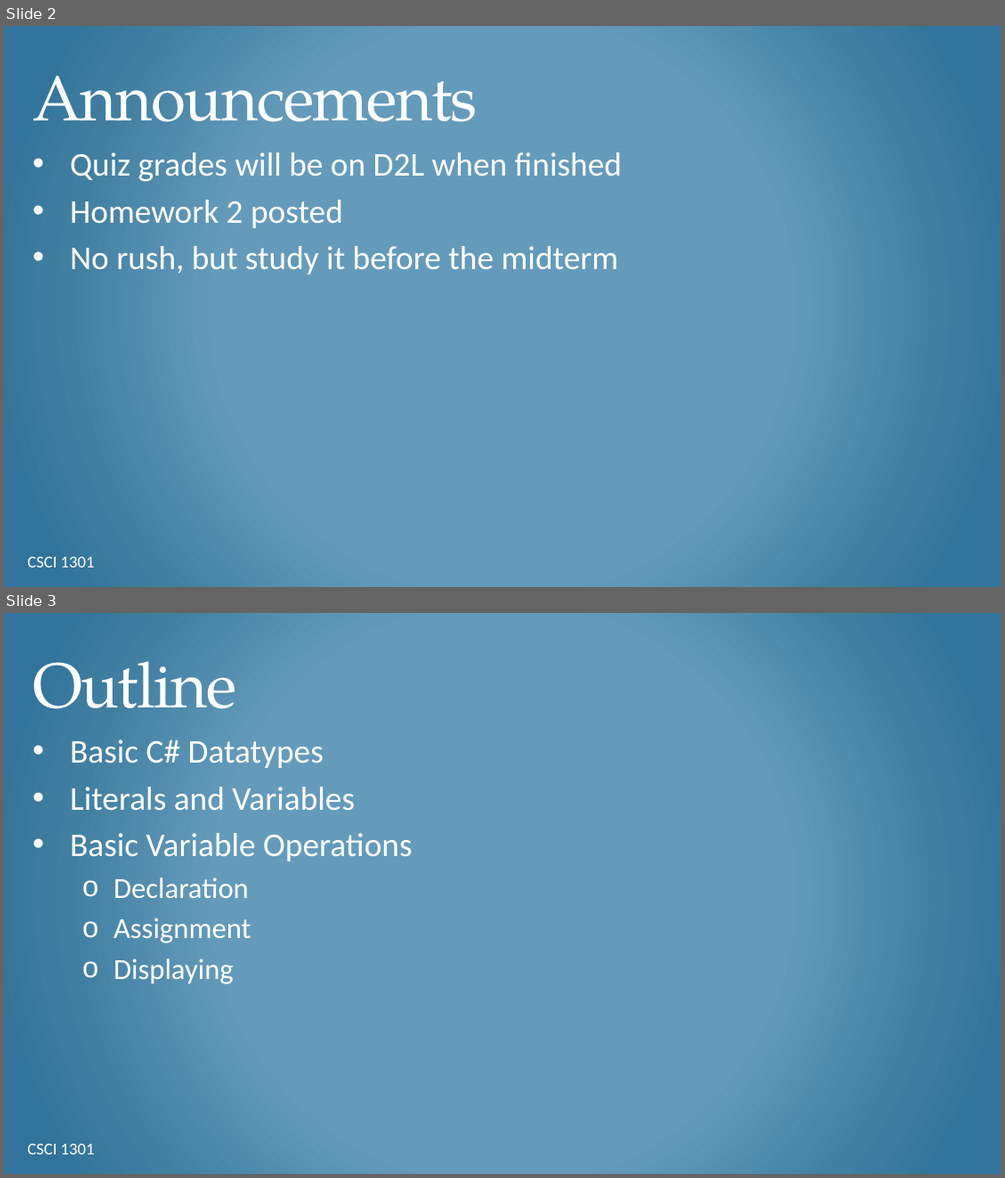
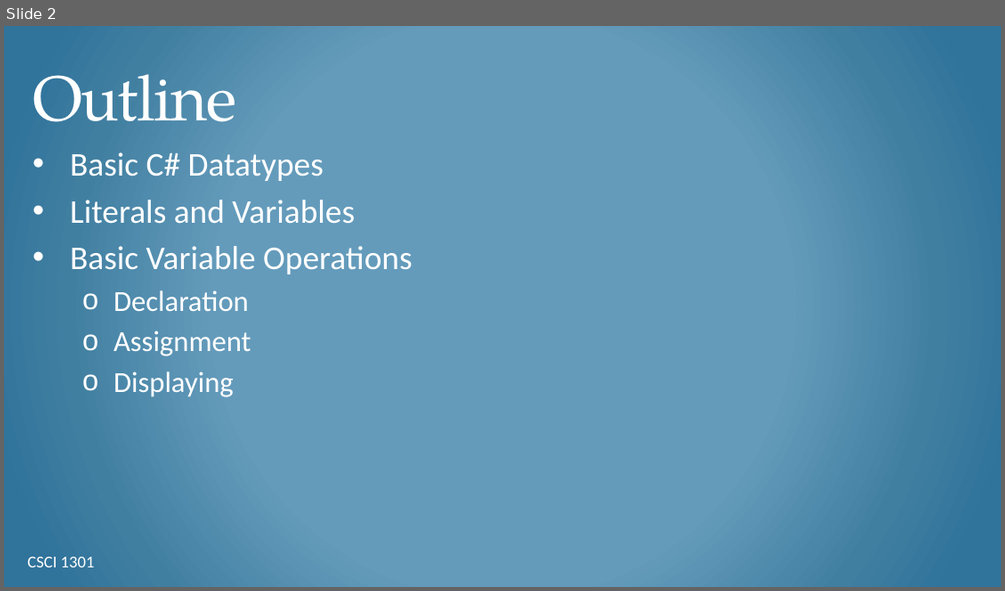
Before and after one commit to csci-1301/csci-1301.github.io, a slide deck: lectures/030_datatypes_and_variables/Datatypes-Variables.pptx. Shown one above the other, each under a label of ours: slides 2 and 3 before the commit, slide 2 after it. The pictures are 1005x1178 and 1005x591 pixels, drawn with LibreOffice and Linux fonts; fonts in the diff are those of the drawing; background and template pictures are left out. Boxes give left, top, right and bottom in pixels: in the first picture for what was removed or moved away, otherwise in the second. Text is boxed around its words. In the diff, an @@ line names an element or a change of style, - is before the commit and + after.

```diff
--- a/lectures/030_datatypes_and_variables/Datatypes-Variables.pptx
+++ b/lectures/030_datatypes_and_variables/Datatypes-Variables.pptx
@@ slide 2 removed at box(4, 26, 1001, 587), background gradient #659ABC to #427FA1 to #30759B @@
@@ title removed at box(32, 54, 477, 144) @@
-Announcements
@@ text removed at box(70, 152, 622, 274) @@
-• Quiz grades will be on D2L when finished
-• Homework 2 posted
-• No rush, but study it before the midterm
@@ text removed at box(27, 556, 95, 567) @@
-CSCI 1301
@@ what was slide 3 is now slide 2 @@
```
Also in this commit, not shown: 1 slide changed, 7 other files.
